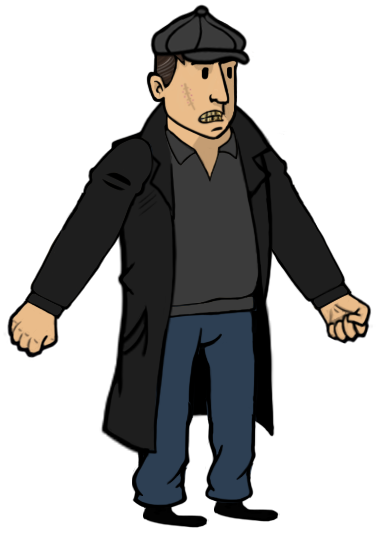
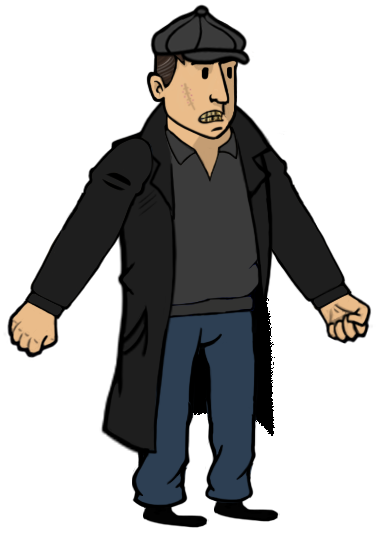
The second 380x536 image is a revision of the first. Changes to its layers:
painted on "Слой 46" over <box>171,218,175,227</box>
painted on "Слой 29" over <box>170,218,259,319</box>
added group "Torso" (1st of 5, in "Skin_EnemyBoss" › "Enemy") with 1 layers in group "Enemy" over <box>170,218,271,322</box>
added layer "Слой 60" in group "Torso" over <box>170,218,271,322</box>
"Слой 44": blend normal → dissolve, painted on it over <box>170,268,275,437</box>
